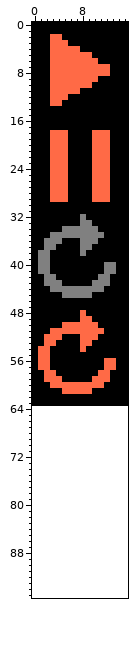
Sprite sheet: arm9/assets/player_icons.png. The first picture shows the starting point.
The file is 16x64 pixels. The old version is drawn lined up with the new one, on the new canvas.
New version:
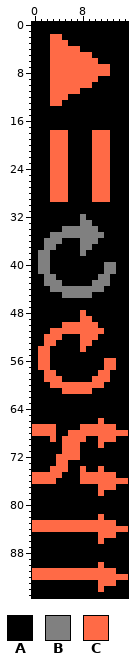
Palette (. is transparent): A #000000  B #808080  C #ff6a46
What changed:
canvas 16x64 -> 16x96
@@ x 0..15 @@
 63 AAAAAAAAAAAAAAAA
-64 ................
-65 ................
-66 ................
-67 ................
-68 ................
-69 ................
-70 ................
-71 ................
-72 ................
-73 ................
-74 ................
-75 ................
-76 ................
-77 ................
-78 ................
-79 ................
-80 ................
-81 ................
-82 ................
-83 ................
-84 ................
-85 ................
-86 ................
-87 ................
-88 ................
-89 ................
-90 ................
-91 ................
-92 ................
-93 ................
-94 ................
-95 ................
+64 AAAAAAAAAAAAAAAA
+65 AAAAAAAAAAAAAAAA
+66 AAAAAAAAAAACAAAA
+67 CCCCAAAACCCCCCAA
+68 CCCCAACCCCCCCCCC
+69 AAACACCCCAACCCAA
+70 AAAAACCCAAACAAAA
+71 AAAAACCCAAAAAAAA
+72 AAAACCCCAAAAAAAA
+73 AAAACCAAAAAAAAAA
+74 AAACCCAACAACAAAA
+75 CCCCCAAACCCCCCAA
+76 CCCCAAAACCCCCCCC
+77 AAAAAAAAAAACCCAA
+78 AAAAAAAAAAACAAAA
+79 AAAAAAAAAAAAAAAA
+80 AAAAAAAAAAAAAAAA
+81 AAAAAAAAAAAAAAAA
+82 AAAAAAAAAAACAAAA
+83 CCCCCCCCCCCCCCAA
+84 CCCCCCCCCCCCCCCC
+85 AAAAAAAAAAACCCAA
+86 AAAAAAAAAAACAAAA
+87 AAAAAAAAAAAAAAAA
+88 AAAAAAAAAAAAAAAA
+89 AAAAAAAAAAAAAAAA
+90 AAAAAAAAAAACAAAA
+91 CCCCCCCCCCCCCCAA
+92 CCCCCCCCCCCCCCCC
+93 AAAAAAAAAAACCCAA
+94 AAAAAAAAAAACAAAA
+95 AAAAAAAAAAAAAAAA
Where, in picture pixels (left, top, right, bottom), the same in both pictures:
added: (32, 406, 128, 598)
